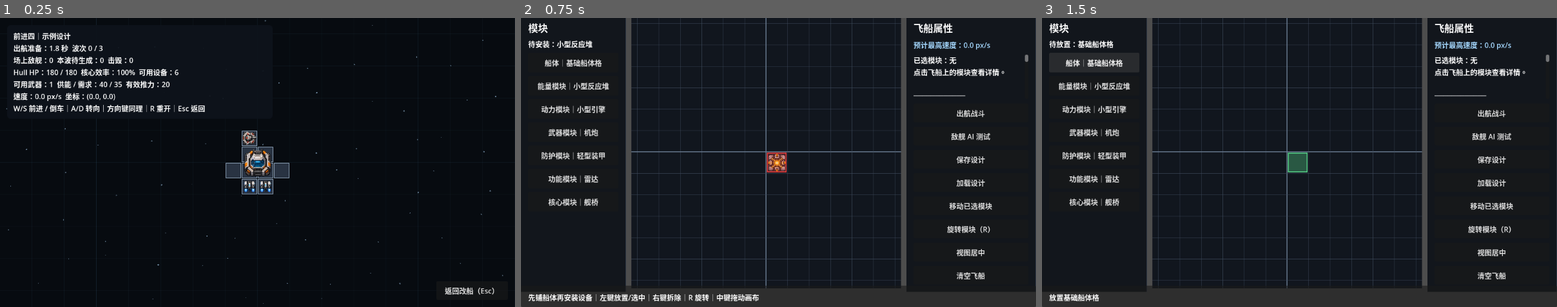
Above: before the commit, frames 1-3 (left to right).
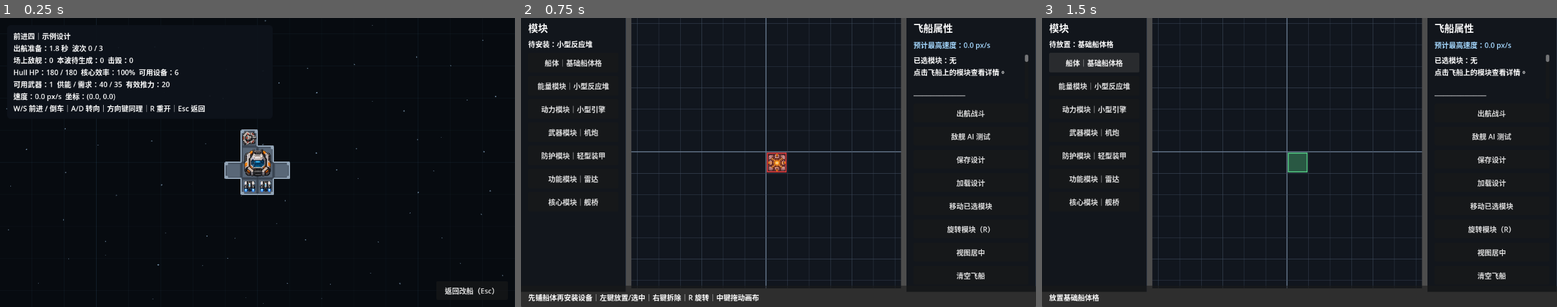
Above: after the commit, the same moments.

Repository: lqc19891229/AdvanceFour
Game: Godot game, scene res://game/combat/battle.tscn
Two runs of this game, one before a commit and one after it. Both use one fixed random seed, a clock stepped at 60 frames per second and the inputs below. This scene is started directly instead of the project's main scene.
Inputs:
- Up to frame 1 (0.25 s): no input
- Up to frame 2 (0.75 s): click "返回改船（Esc）" at 0.5 s
- Up to frame 3 (1.5 s): click "船体｜基础船体格" at 1.25 s

The runs differ from the first frame. In frame 1, 1.0% of the frame differs, in the area x 43-57%, y 38-62%; in frame 2, nothing differs; in frame 3, nothing differs.

Commit message:
Render battle ships through appearance shell

Diff:
--- a/game/ship/runtime/ship_runtime.gd
+++ b/game/ship/runtime/ship_runtime.gd
@@ -44,6 +44,7 @@
 var local_origin_offset := Vector2.ZERO
 var core_origin_valid := false
 
+var appearance_renderer: ShipAppearanceRenderer
 var hull_runtimes: Array[HullCellRuntime] = []
 var hull_runtime_by_position: Dictionary = {}
 var module_runtimes: Array[ShipModuleRuntime] = []
@@ -57,6 +58,7 @@
 func setup(data: ShipData) -> void:
 	_clear_weapon_runtimes()
 	_clear_module_runtimes()
+	_clear_appearance_renderer()
 	_clear_hull_runtimes()
 	ship_data = data
 	removed_from_battle = false
@@ -66,11 +68,11 @@
 	rotation = 0.0
 	local_origin_offset = _calculate_core_origin_offset()
 	_build_hull_runtimes()
+	_build_appearance_renderer()
 	_build_module_runtimes()
 	_build_weapon_runtimes()
 	module_powered_by_uid.clear()
 	_refresh_equipment_state()
-	queue_redraw()
 
 func set_control_input(throttle: float, turn: float) -> void:
 	if removed_from_battle:
@@ -298,7 +300,8 @@
 	hull_cell_damaged.emit(hull_cell, actual_damage, effective_hp_after)
 
 	_refresh_equipment_state()
-	queue_redraw()
+	if appearance_renderer != null:
+		appearance_renderer.refresh()
 
 	if hull_cell.is_destroyed():
 		hull_cell_destroyed.emit(hull_cell)
@@ -330,37 +333,17 @@
 
 	position += velocity * delta
 
-func _draw() -> void:
-	if ship_data == null:
-		return
-
-	for cell in ship_data.get_hull_cells():
-		var rect := Rect2(
-			Vector2(cell.grid_position) * cell_size - local_origin_offset,
-			Vector2.ONE * cell_size
-		)
-		var health := cell.get_health_ratio()
-		var fill := Color(0.16, 0.20, 0.26, 1.0).lerp(
-			Color(0.08, 0.08, 0.08, 1.0),
-			1.0 - health
-		)
-		draw_rect(rect.grow(-1.5), fill)
-		var edge := Color(0.56, 0.64, 0.72, 1.0).lerp(
-			Color(0.45, 0.18, 0.16, 1.0),
-			1.0 - health
-		)
-		draw_rect(rect.grow(-1.5), edge, false, 1.5)
-
-	for module in ship_data.modules:
-		if ModuleArtLibrary.get_base_texture(module.definition) != null:
-			continue
-		var rect := Rect2(
-			Vector2(module.grid_position) * cell_size - local_origin_offset,
-			Vector2(module.get_rotated_size()) * cell_size
-		)
-		var fill_color := _get_module_color(module.definition.module_type)
-		fill_color.a = 0.72
-		draw_rect(rect.grow(-6.0), fill_color)
+func _build_appearance_renderer() -> void:
+	if ship_data == null:
+		return
+	appearance_renderer = ShipAppearanceRenderer.new()
+	add_child(appearance_renderer)
+	appearance_renderer.setup(ship_data, cell_size, local_origin_offset)
+
+func _clear_appearance_renderer() -> void:
+	if appearance_renderer != null and is_instance_valid(appearance_renderer):
+		appearance_renderer.queue_free()
+	appearance_renderer = null
 
 func _build_hull_runtimes() -> void:
 	if ship_data == null:
@@ -580,19 +563,3 @@
 	return (
 		Vector2(core.grid_position) + Vector2(size) * 0.5
 	) * cell_size
-
-func _get_module_color(module_type: ShipModuleDefinition.ModuleType) -> Color:
-	match module_type:
-		ShipModuleDefinition.ModuleType.ENERGY:
-			return Color("#d9b84c")
-		ShipModuleDefinition.ModuleType.PROPULSION:
-			return Color("#5aa3d8")
-		ShipModuleDefinition.ModuleType.WEAPON:
-			return Color("#d65f5f")
-		ShipModuleDefinition.ModuleType.DEFENSE:
-			return Color("#65aa78")
-		ShipModuleDefinition.ModuleType.FUNCTION:
-			return Color("#9a79ca")
-		ShipModuleDefinition.ModuleType.CORE:
-			return Color("#d98c4a")
-	return Color.GRAY
